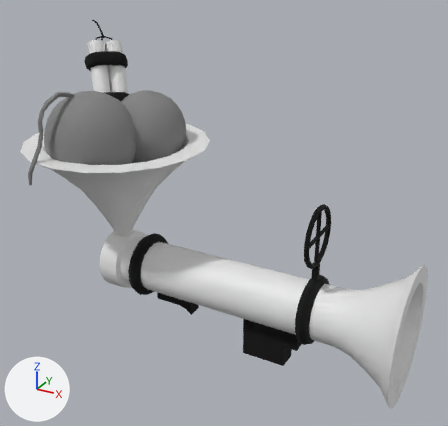
A saved change to the FBX model FreseGameJam3/Assets/Models/Bazooka.fbx.
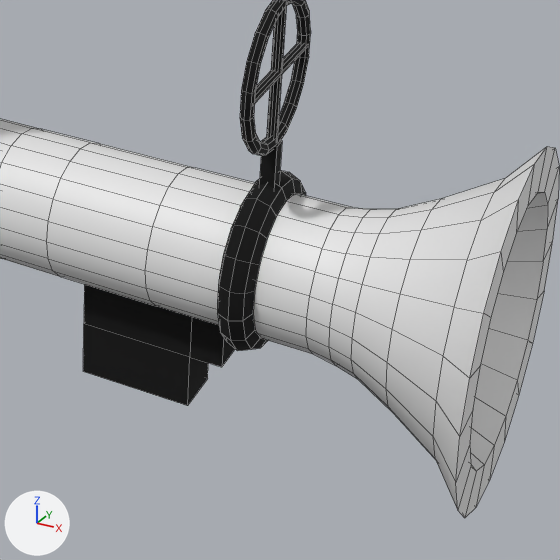
Each version appears first whole from a 50 mm camera at (0.589, -1.127, 0.75) aimed at (-0.032, 0.003, 0.185), and next in a close-up on the part from 47% to 96% of the width and 49% to 100% of the height. Every picture has the same lights, and +X, +Y and +Z are marked at lower left. The close-ups show mesh edges as thin lines. Where no turn or scale is listed for an object, it has been applied to the vertices.

The first close-up shows 'Bazooka'.
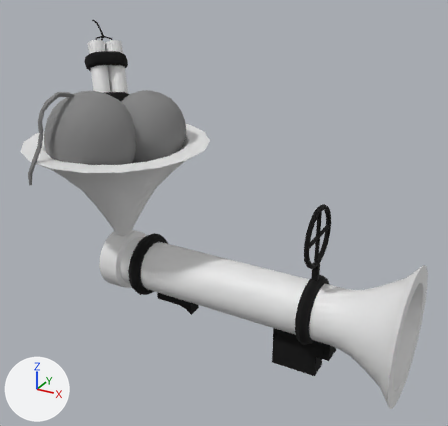
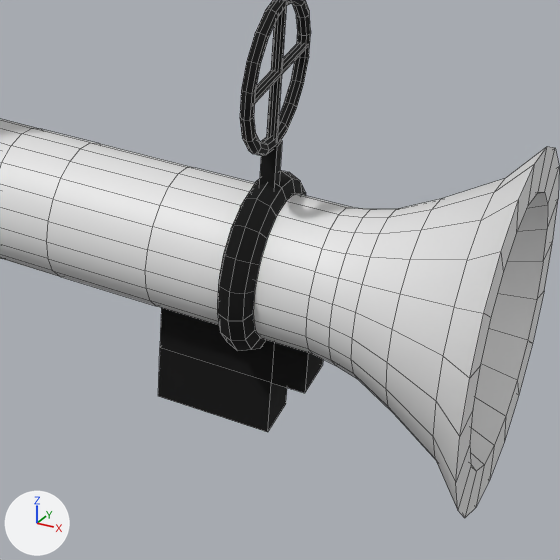
The newer file is also turned or shifted as a whole; pictures and numbers use the older file's frame.

Where the change shows, as pixel boxes [x1, y1, x2, y2] in the close-ups (560 x 560 px; the box of a moved part takes in the faces that stretch with it):
part 1 of me_sphere_001, moved or reshaped: before [83, 284, 235, 406]; after [158, 308, 323, 432]

The change, as a list of edits to the scene's bpy script:
```text
Change me_sphere_001:
    where me_sphere_001.from_pydata(...)  # 2255 vertices, 2205 faces; spans x -0.539..0.406, y -0.23..0.221, z -0.157..0.574
    used by ob_bazooka; location = (0.0, 0.0, 0.0)
    me_sphere_001 part 1: the loose piece of 16 vertices spanning x 0.034..0.171, y -0.023..0.022, z -0.157..-0.051 is moved by (0.077, 0.0, 0.0)
```
